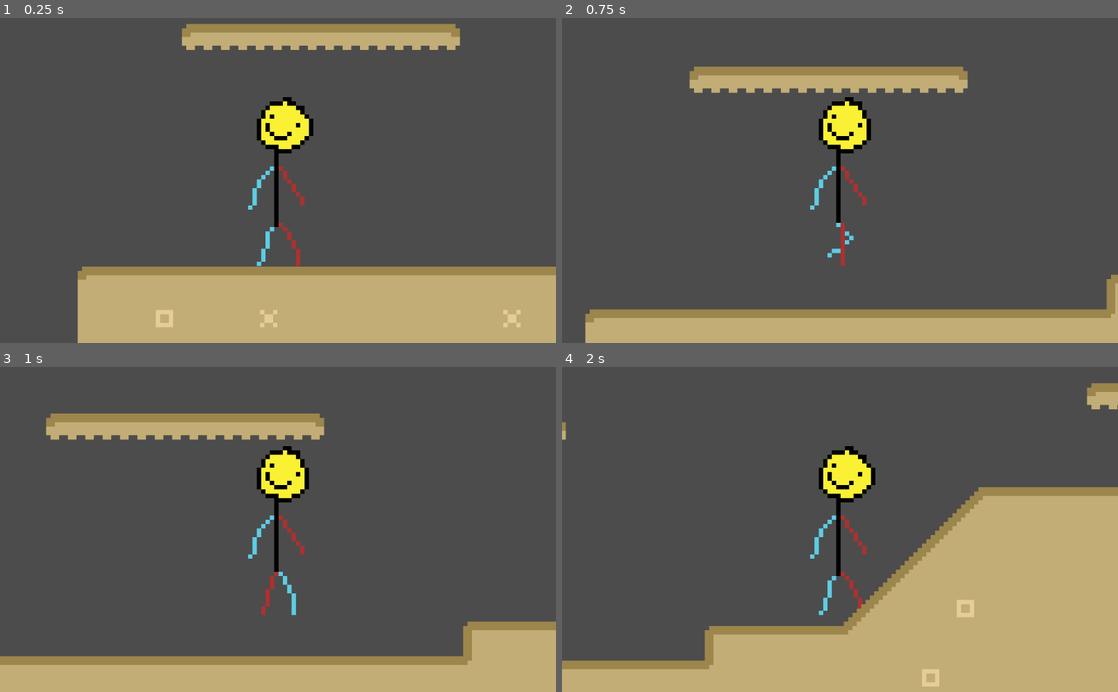
Above: before the commit, frames 1-4 (two rows, left to right).
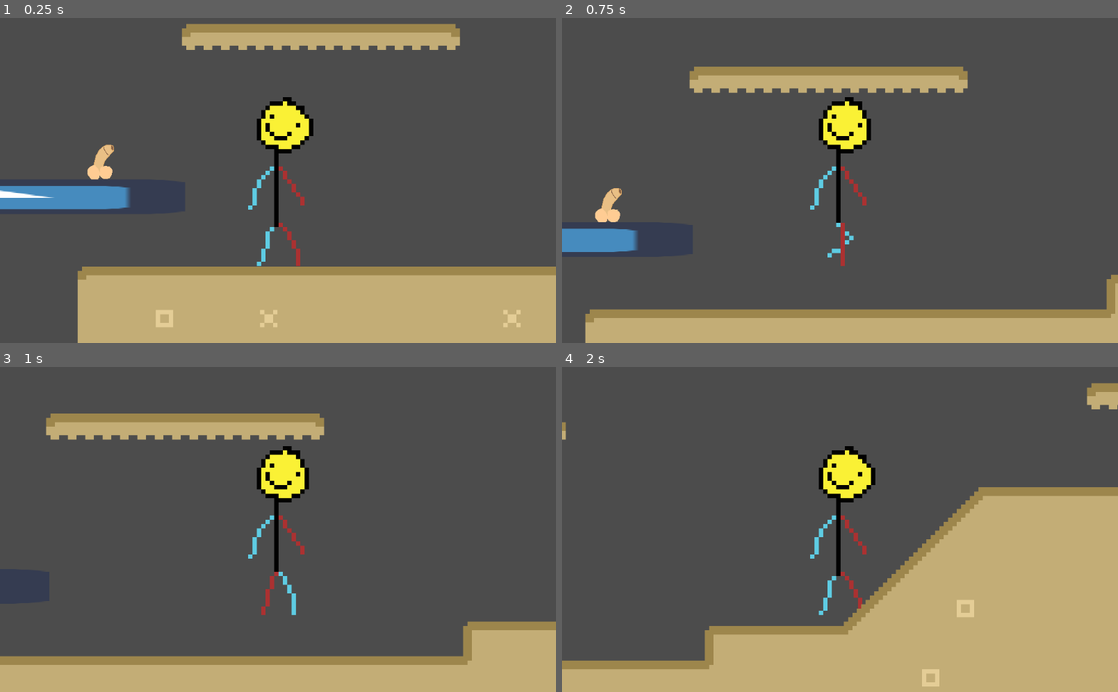
Above: after the commit, the same moments.

Repository: LegendOfCatBro/project_mild
Game: Godot game, scene res://Level1.tscn
Two runs of this game, one before a commit and one after it. Both use one fixed random seed, a clock stepped at 60 frames per second and the inputs below. The engine's default icon, where the game draws it, is replaced by a stand-in: a white triangle on a blue panel in a dark square.
Inputs:
- Up to frame 1 (0.25 s): no input
- Up to frame 2 (0.75 s): tap Enter at 0.5 s; hold D (right) from 0.53 s (still down); hold W (up) from 0.53 s (still down)
- Up to frame 3 (1 s): keep holding D (right); keep holding W (up)
- Up to frame 4 (2 s): keep holding D (right); release W (up) at 1.28 s; tap W (up) at 1.35, 1.52, 1.82 s

The runs differ from the first frame. In frame 1, 2.0% of the frame differs, in the area x 0-24%, y 38-59%; in frame 2, 1.3%; in frame 3, less than 0.1%; in frame 4, nothing differs.

Commit message:
Fixed ai ledge function
must fix floors next so compatible with ai

Diff:
--- a/src/Level1.tscn
+++ b/src/Level1.tscn
@@ -1,8 +1,10 @@
-[gd_scene load_steps=37 format=2]
+[gd_scene load_steps=40 format=2]
 
 [ext_resource path="res://player.gd" type="Script" id=1]
 [ext_resource path="res://assets/tilemap1_placeholder.png" type="Texture" id=2]
 [ext_resource path="res://assets/my_guy_sheet.png" type="Texture" id=3]
+[ext_resource path="res://child_ai/enemy.tscn" type="PackedScene" id=4]
+[ext_resource path="res://assets/icon.png" type="Texture" id=5]
 
 [sub_resource type="CapsuleShape2D" id=1]
 radius = 62.0
@@ -704,6 +706,9 @@
 28/shapes = [  ]
 28/z_index = 0
 
+[sub_resource type="RectangleShape2D" id=34]
+extents = Vector2( 374, 31 )
+
 [node name="Level1" type="Node2D"]
 
 [node name="Camera2D" type="Camera2D" parent="."]
@@ -732,9 +737,28 @@
 
 [node name="TileMap" type="TileMap" parent="."]
 tile_set = SubResource( 28 )
-show_collision = true
 collision_use_kinematic = true
+collision_layer = 4
 format = 1
 tile_data = PoolIntArray( -1572891, 536870919, 0, -1245198, 536870931, 0, -458809, 536870939, 0, -458808, 536870938, 0, …(13338 unchanged characters)…
 
 [node name="Node2D" type="Node2D" parent="."]
+
+[node name="enemy" parent="Node2D" instance=ExtResource( 4 )]
+position = Vector2( 171, 386 )
+
+[node name="StaticBody2D" type="StaticBody2D" parent="."]
+position = Vector2( -46, 447 )
+collision_layer = 5
+__meta__ = {
+"_edit_group_": true
+}
+
+[node name="CollisionShape2D" type="CollisionShape2D" parent="StaticBody2D"]
+position = Vector2( -2, -1 )
+shape = SubResource( 34 )
+
+[node name="Sprite" type="Sprite" parent="StaticBody2D"]
+position = Vector2( -2.5, 0 )
+scale = Vector2( 11.7031, 1 )
+texture = ExtResource( 5 )
--- a/src/child_ai/enemy.gd
+++ b/src/child_ai/enemy.gd
@@ -5,7 +5,7 @@
 export var move_length = 5 #secs of roam b4 idle
 
 func _physics_process(delta):
-	on_ledge = check_ledge()
+	on_ledge = check_if_on_ledge()
 	if(constant_roam):
 		match_speed_to_direction()
 		ani.play("MOVE")
--- a/src/child_ai/enemy.tscn
+++ b/src/child_ai/enemy.tscn
@@ -23,12 +23,12 @@
 "speed": 1.0
 } ]
 
+[sub_resource type="RectangleShape2D" id=2]
+extents = Vector2( 21, 12.5 )
+
 [sub_resource type="CapsuleShape2D" id=3]
 radius = 11.0
 height = 17.0
-
-[sub_resource type="RectangleShape2D" id=2]
-extents = Vector2( 21, 12.5 )
 
 [node name="enemy" type="KinematicBody2D"]
 script = ExtResource( 1 )
@@ -38,20 +38,22 @@
 animation = "MOVE"
 frame = 1
 
+[node name="CollisionShape2D" type="CollisionShape2D" parent="."]
+position = Vector2( -2, 19 )
+shape = SubResource( 2 )
+
 [node name="CollisionShape2D2" type="CollisionShape2D" parent="."]
 position = Vector2( 4, -6.5 )
 shape = SubResource( 3 )
 
 [node name="ray_left" type="RayCast2D" parent="."]
-position = Vector2( -25, 33 )
+position = Vector2( -26, 32 )
+enabled = true
 cast_to = Vector2( 0, 10 )
 collision_mask = 4
 
 [node name="ray_right" type="RayCast2D" parent="."]
-position = Vector2( 19, 33 )
+position = Vector2( 22, 32 )
+enabled = true
 cast_to = Vector2( 0, 10 )
 collision_mask = 4
-
-[node name="CollisionShape2D" type="CollisionShape2D" parent="."]
-position = Vector2( -2, 19 )
-shape = SubResource( 2 )
--- a/src/parent_ai/creature.gd
+++ b/src/parent_ai/creature.gd
@@ -35,7 +35,7 @@
 func _physics_process(delta):
 	do_physics(delta)
 
-func check_ledge():
+func check_if_on_ledge():
 	if(!left_ray.is_colliding() or !right_ray.is_colliding()):
 		return true
 	else:
@@ -59,7 +59,7 @@
 		hSpeed = -move_speed
 
 	#check wall bump or on ledge
-	if(is_on_wall() ):
+	if(is_on_wall() or on_ledge):
 		if(current_direction == facing_direction.RIGHT):
 			position.x -= 10
 			current_direction = facing_direction.LEFT
